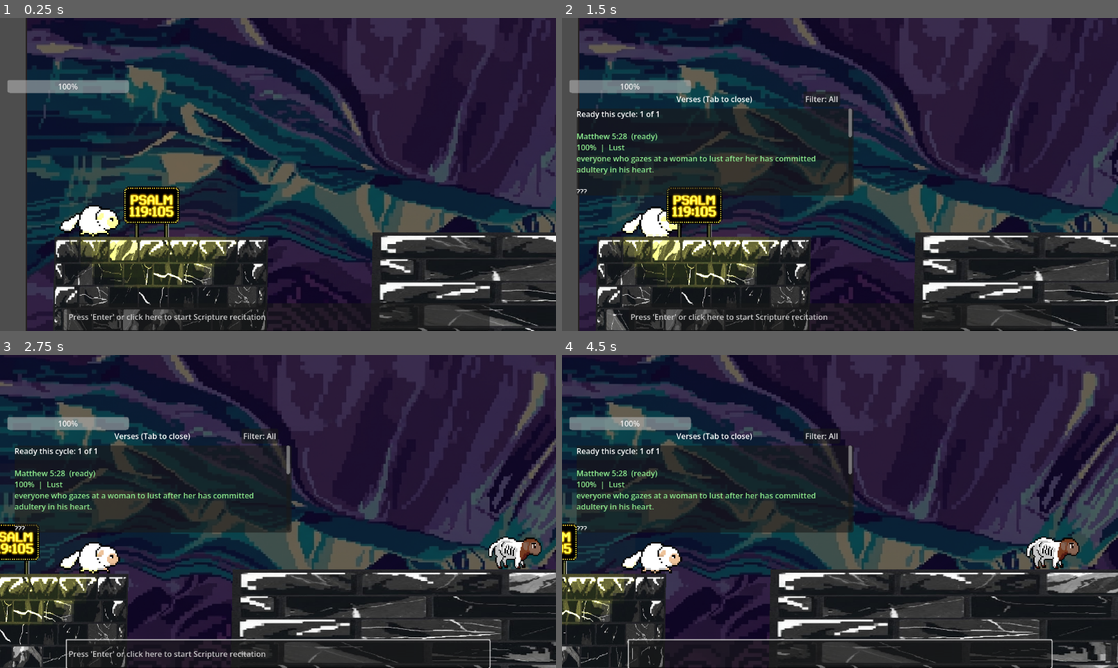
Above: before the commit, frames 1-4 (two rows, left to right).
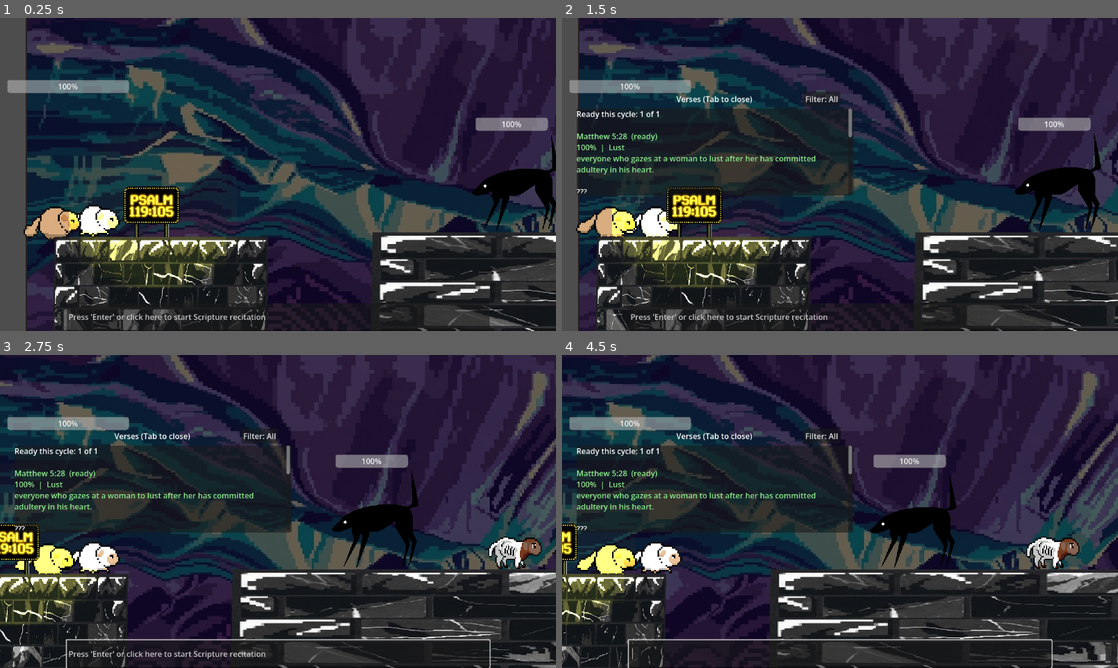
Above: after the commit, the same moments.

Repository: veritasvanguardvv/apologion
Game: Godot game, scene res://Sloth.tscn
Same seed, same stepped clock (60 frames per second), same inputs: the game is played once before the commit and once after it.
Inputs (mouse positions are in pixels of both pictures, inside the frame that each line leads up to):
- Up to frame 1 (0.25 s): no input
- Up to frame 2 (1.5 s): click (840, 318) at 0.52 s; type "12" at 0.6 s; tap Enter at 1.25 s; hold Right (ui_right) from 1.28 s (still down); hold Tab (toggle_verse_box) from 1.28 s (still down)
- Up to frame 3 (2.75 s): keep holding Right (ui_right); tap Space (ui_select) at 1.52, 2.27 s; release Tab (toggle_verse_box) at 2.03 s; tap Enter at 2.1 s
- Up to frame 4 (4.5 s): release Right (ui_right) at 2.78 s; hold Left (ui_left) 2.78-3.53 s; hold Tab (toggle_verse_box) 2.78-3.53 s; hold Right (ui_right) from 3.53 s (still down); tap Enter at 3.6 s; tap Space (ui_select) at 3.77 s; hold Tab (toggle_verse_box) from 4.28 s (still down)

The runs differ from the first frame. In frame 1, 2.6% of the frame differs, in the area x 4-100%, y 31-72%; in frame 2, 2.6%, in the area x 2-97%, y 31-70%; in frame 3, 2.5%; in frame 4, 2.6%.

Commit message:
Add Pastor Ramuel party member and Umbrid test enemy to Sloth
- party_member.gd + pastor_ramuel.tscn: reusable follower. Walks ~90px behind
  the player (walk/idle animations, faces movement, gravity, jumps gaps and
  obstacles, teleports back if stuck/fallen). Every 7s, if an enemy is within
  600px, recites a random discovered verse via the player's
  apply_verse_effects() at 0.5x damage, shows the reference above his head
  for 2s, and does not touch the player's verse cycle.
  Uses the player's sheep sheet (tinted) as a PLACEHOLDER: no Pastor Ramuel
  sprites were found in the repo.
- umbrid.tscn: reusable Umbrid enemy (enemy.gd + umbrid_idle.gd, 3x3 sheet).
  Placed in Sloth as 'Umbrid' on the second floor ahead of the player.
- character_body_2d.gd: verse effects moved into apply_verse_effects(); the
  player's verses now hit the nearest enemy (enemies group) instead of only a
  node named 'Enemy', so they also work on the Umbrid.
- enemy.gd: joins 'enemies' group, get_center(), HP bar initialised.

Diff:
--- a/Sloth.tscn
+++ b/Sloth.tscn
@@ -12,6 +12,8 @@
 [ext_resource type="Texture2D" uid="uid://cutqtfl477eop" path="res://Psalm sign.png" id="10_2wcv7"]
 [ext_resource type="Texture2D" uid="uid://54hygulk2b8a" path="res://Light tests/Pixel circle transparent.png" id="11_vopg8"]
 [ext_resource type="Script" uid="uid://bkw1wy34ffxqx" path="res://menu_layer.gd" id="12_5h0ix"]
+[ext_resource type="PackedScene" path="res://pastor_ramuel.tscn" id="13_ramuel"]
+[ext_resource type="PackedScene" path="res://umbrid.tscn" id="14_umbrid"]
 
 [sub_resource type="RectangleShape2D" id="RectangleShape2D_b7ju8"]
 size = Vector2(86, 69.5)
@@ -114,6 +116,12 @@
 
 [node name="Camera2D" type="Camera2D" parent="CharacterBody2D" unique_id=1493917947]
 position = Vector2(487, 427)
+
+[node name="PastorRamuel" parent="." unique_id=1657203914 instance=ExtResource("13_ramuel")]
+position = Vector2(0, 525)
+
+[node name="Umbrid" parent="." unique_id=1129945107 instance=ExtResource("14_umbrid")]
+position = Vector2(950, 464.5)
 
 [node name="(Darkness)CanvasModulate" type="CanvasModulate" parent="." unique_id=194229356]
 visible = false
--- a/character_body_2d.gd
+++ b/character_body_2d.gd
@@ -130,7 +130,6 @@
 
 func _on_verse_submitted(text):
 	var lower = text.to_lower().strip_edges()
-	var enemy = get_parent().get_node_or_null("Enemy")
 
 	# --- Verse cycle (see verse_manager.gd) ---
 	# Figure out which verse was typed. A new verse gets discovered (and can be
@@ -151,19 +150,28 @@
 			return
 		VerseManager.mark_used(typed_verse.ref)
 
+	verse_input.clear()
+	verse_input.release_focus()
+	get_viewport().gui_release_focus()
+
+	# The player's verses hit the nearest enemy (no range limit, like before)
+	apply_verse_effects(lower, get_nearest_enemy())
+
+# Runs the effects of a recited verse. Used by the player (above) and by party
+# members like Pastor Ramuel (party_member.gd), so the effects live in one place.
+#   lower        = the verse text in lowercase
+#   enemy        = the enemy lust verses should hit (can be null)
+#   damage_scale = multiplies lust damage (party members can hit softer/harder)
+# Light and zeal verses always power up the player.
+func apply_verse_effects(lower: String, enemy, damage_scale := 1.0):
 	# Lust damage
 	for verse in lust_verses:
 		var target = verse.en if language == "en" else verse.es
 		if lower.similarity(target) > 0.5 or lower.similarity(verse.ref) > 0.6:
-			if enemy and enemy.has_method("take_damage"):
-				enemy.take_damage(verse.damage)
-				print("Hit for ", verse.damage, "%")
+			if enemy and is_instance_valid(enemy) and enemy.has_method("take_damage"):
+				enemy.take_damage(verse.damage * damage_scale)
+				print("Hit for ", verse.damage * damage_scale, "%")
 			break
-
-
-	verse_input.clear()
-	verse_input.release_focus()
-	get_viewport().gui_release_focus()
 
 	# Light
 	var matched = false
@@ -290,6 +298,27 @@
 			return
 
 
+# Finds the closest living enemy (every enemy using enemy.gd is in the
+# "enemies" group). Returns null if there are none. If max_distance is more
+# than 0, enemies further away than that are ignored.
+# from_position defaults to the player's body (its collision shape).
+func get_nearest_enemy(from_position = null, max_distance := 0.0):
+	if from_position == null:
+		var shape = get_node_or_null("CollisionShape2D")
+		from_position = shape.global_position if shape else global_position
+	var nearest = null
+	var nearest_distance = INF
+	for enemy in get_tree().get_nodes_in_group("enemies"):
+		if enemy.is_queued_for_deletion():
+			continue
+		var distance = from_position.distance_to(enemy.get_center())
+		if max_distance > 0.0 and distance > max_distance:
+			continue
+		if distance < nearest_distance:
+			nearest_distance = distance
+			nearest = enemy
+	return nearest
+
 # Returns the entry from all_verses that best matches what the player typed
 # (by verse text or by reference), or null if nothing matches well enough.
 # Uses the same kind of similarity check as the verse effects above.
--- a/enemy.gd
+++ b/enemy.gd
@@ -9,6 +9,15 @@
 	# save), remove it so it stays defeated.
 	if SaveManager.is_enemy_defeated(self):
 		queue_free()
+		return
+	add_to_group("enemies")  # lets the player and party members find enemies
+	hp_bar.value = hp
+
+# Where the enemy's body actually is. In some scenes the sprite and collision
+# are moved away from the enemy's origin, so use the collision shape.
+func get_center() -> Vector2:
+	var shape = get_node_or_null("CollisionShape2D")
+	return shape.global_position if shape else global_position
 
 func take_damage(amount):
 	hp = max(hp - amount, 0)
--- /dev/null
+++ b/party_member.gd
@@ -0,0 +1,192 @@
+extends CharacterBody2D
+# Party member (used by pastor_ramuel.tscn)
+# ------------------------------------------
+# Follows the player, and every few seconds recites a random verse the player
+# has discovered when an enemy is close enough. The verse's effect is run by
+# the player's own apply_verse_effects() (character_body_2d.gd), so it works
+# exactly like when the player types it, except:
+#   - it does NOT use up the player's verse cycle (VerseManager isn't touched)
+#   - lust damage is multiplied by damage_scale
+#
+# Everything with @export can be changed in the Inspector when you click the
+# party member's root node in pastor_ramuel.tscn (or in a level).
+#
+# Animations: the AnimatedSprite2D needs two animations called "walk" and
+# "idle" (edit them in the SpriteFrames panel at the bottom of the editor).
+
+@export_group("Following")
+@export var follow_distance = 90.0     # how far behind the player he walks (pixels)
+@export var move_speed = 200.0         # same as the player's normal speed
+@export var catch_up_speed = 320.0     # used when he's far behind
+@export var jump_velocity = -450.0     # negative = up
+@export var gravity = 980.0            # same as the player
+@export var teleport_distance = 700.0  # if he's this far away (or falls in a pit) he pops back next to the player
+
+@export_group("Fighting")
+@export var recite_interval = 7.0      # seconds between recitals
+@export var attack_range = 600.0       # only recites when an enemy is this close to him (pixels)
+@export var damage_scale = 0.5         # 0.5 = half the verse's normal damage, 1.0 = full damage
+@export var speech_duration = 2.0      # how long the speech label stays up (seconds)
+
+@export_group("Sprite")
+@export var sprite_faces_right = true  # set false if the art faces left
+
+# Emitted every time he recites (handy for sound effects later)
+signal recited(verse_ref)
+
+var player = null
+var player_facing = 1        # 1 = player last moved right, -1 = left
+var recite_timer = 0.0
+var speech_id = 0
+
+@onready var anim = $AnimatedSprite2D
+@onready var speech_label = $SpeechLabel
+
+
+func _ready():
+	speech_label.visible = false
+	anim.play("idle")
+
+
+# Finds the player once it exists (it's in the "player" group).
+func _find_player():
+	if player == null or not is_instance_valid(player):
+		player = get_tree().get_first_node_in_group("player")
+		if player:
+			# Don't bump into the player
+			add_collision_exception_with(player)
+	return player
+
+
+# Where the player's body really is (in Sloth the player's sprite and
+# collision are moved away from the player's origin, so use the shape).
+func _player_center() -> Vector2:
+	var shape = player.get_node_or_null("CollisionShape2D")
+	return shape.global_position if shape else player.global_position
+
+
+func _physics_process(delta):
+	if not _find_player():
+		return
+
+	# Remember which way the player is going, so we stay behind them
+	if player.velocity.x > 0:
+		player_facing = 1
+	elif player.velocity.x < 0:
+		player_facing = -1
+
+	var player_pos = _player_center()
+	var target_x = player_pos.x - follow_distance * player_facing
+	var dx = target_x - global_position.x
+
+	# Gravity, like the player
+	if not is_on_floor():
+		velocity.y += gravity * delta
+
+	# Walk toward the spot behind the player (only steer while on the floor;
+	# in the air he keeps his speed so he can make it across gaps)
+	var direction = 0
+	if abs(dx) > 10.0:
+		direction = sign(dx)
+	if is_on_floor():
+		if direction != 0:
+			var speed = catch_up_speed if abs(dx) > 200.0 else move_speed
+			velocity.x = direction * speed
+		else:
+			velocity.x = move_toward(velocity.x, 0, move_speed)
+
+		if direction != 0 and abs(dx) > 60.0:
+			# How far the player is from him, in the direction he's walking
+			var player_ahead = (player_pos.x - global_position.x) * direction
+			if _gap_ahead(direction):
+				if player_ahead > 150.0:
+					# The player is on the other side: jump the gap at full speed
+					velocity.y = jump_velocity
+					velocity.x = direction * catch_up_speed
+				else:
+					# The spot behind the player is over a pit: wait at the edge
+					velocity.x = 0
+			elif is_on_wall() or player_pos.y < global_position.y - 80.0:
+				# Something in the way, or the player is up higher
+				velocity.y = jump_velocity
+
+	move_and_slide()
+
+	# Stuck far away or fell into a pit? Pop back next to the player.
+	if global_position.distance_to(player_pos) > teleport_distance or global_position.y > player_pos.y + 200.0:
+		global_position = Vector2(target_x, player_pos.y - 20.0)
+		velocity = Vector2.ZERO
+
+	_update_animation()
+	_update_reciting(delta)
+
+
+# True if there's no floor a little way ahead of him.
+func _gap_ahead(direction) -> bool:
+	var from = global_position + Vector2(direction * 50.0, 0)
+	var query = PhysicsRayQueryParameters2D.create(from, from + Vector2(0, 120))
+	query.exclude = [get_rid(), player.get_rid()]
+	query.collision_mask = collision_mask
+	return get_world_2d().direct_space_state.intersect_ray(query).is_empty()
+
+
+func _update_animation():
+	if abs(velocity.x) > 1.0:
+		anim.play("walk")
+		# flip_h flips the picture; which way is "flipped" depends on the art
+		anim.flip_h = (velocity.x < 0) == sprite_faces_right
+	else:
+		anim.play("idle")
+
+
+# ---------------- Reciting verses ----------------
+
+func _update_reciting(delta):
+	recite_timer += delta
+	if recite_timer < recite_interval:
+		return
+	# Ready to recite. Only do it if an enemy is in range; otherwise stay ready
+	# so he recites as soon as one comes close.
+	if recite_random_verse():
+		recite_timer = 0.0
+
+
+# Picks a random discovered verse and runs its effect on the nearest enemy
+# in range. Returns true if he recited.
+func recite_random_verse() -> bool:
+	if not _find_player():
+		return false
+	var target = player.get_nearest_enemy(global_position, attack_range)
+	if target == null:
+		return false
+
+	# Only verses the player has discovered (see verse_manager.gd)
+	var known = []
+	for v in player.all_verses:
+		if VerseManager.is_discovered(v.ref):
+			known.append(v)
+	if known.is_empty():
+		return false
+	var verse = known.pick_random()
+
+	# Use the same language as the player so the effect matches
+	var text = verse.en
+	if player.language == "es" and verse.has("es"):
+		text = verse.es
+	player.apply_verse_effects(text.to_lower(), target, damage_scale)
+
+	print("Pastor Ramuel recites ", verse.ref)
+	_say(verse.ref + "!")
+	recited.emit(verse.ref)
+	return true
+
+
+# Shows text above his head for speech_duration seconds.
+func _say(text: String):
+	speech_id += 1
+	var my_id = speech_id
+	speech_label.text = text
+	speech_label.visible = true
+	await get_tree().create_timer(speech_duration).timeout
+	if my_id == speech_id and is_instance_valid(speech_label):
+		speech_label.visible = false
--- /dev/null
+++ b/pastor_ramuel.tscn
@@ -0,0 +1,82 @@
+[gd_scene format=3]
+
+[ext_resource type="Script" path="res://party_member.gd" id="1_party"]
+[ext_resource type="Texture2D" uid="uid://c1ps1oie4io16" path="res://Playerwalkanim.png" id="2_sheet"]
+
+[sub_resource type="AtlasTexture" id="AtlasTexture_walk0"]
+atlas = ExtResource("2_sheet")
+region = Rect2(0, 0, 1280, 1280)
+
+[sub_resource type="AtlasTexture" id="AtlasTexture_walk1"]
+atlas = ExtResource("2_sheet")
+region = Rect2(1280, 0, 1280, 1280)
+
+[sub_resource type="AtlasTexture" id="AtlasTexture_walk2"]
+atlas = ExtResource("2_sheet")
+region = Rect2(2560, 0, 1280, 1280)
+
+[sub_resource type="AtlasTexture" id="AtlasTexture_idle0"]
+atlas = ExtResource("2_sheet")
+region = Rect2(3840, 0, 1280, 1280)
+
+[sub_resource type="AtlasTexture" id="AtlasTexture_idle1"]
+atlas = ExtResource("2_sheet")
+region = Rect2(5120, 0, 1280, 1280)
+
+[sub_resource type="SpriteFrames" id="SpriteFrames_ramuel"]
+animations = [{
+"frames": [{
+"duration": 1.0,
+"texture": SubResource("AtlasTexture_idle0")
+}, {
+"duration": 1.0,
+"texture": SubResource("AtlasTexture_idle1")
+}],
+"loop": true,
+"name": &"idle",
+"speed": 2.0
+}, {
+"frames": [{
+"duration": 1.0,
+"texture": SubResource("AtlasTexture_walk0")
+}, {
+"duration": 1.0,
+"texture": SubResource("AtlasTexture_walk1")
+}, {
+"duration": 1.0,
+"texture": SubResource("AtlasTexture_walk2")
+}],
+"loop": true,
+"name": &"walk",
+"speed": 10.0
+}]
+
+[sub_resource type="RectangleShape2D" id="RectangleShape2D_ramuel"]
+size = Vector2(86, 69.5)
+
+[node name="PastorRamuel" type="CharacterBody2D" unique_id=1418823301]
+collision_layer = 0
+script = ExtResource("1_party")
+
+[node name="AnimatedSprite2D" type="AnimatedSprite2D" parent="." unique_id=1904415722]
+modulate = Color(0.85, 0.68, 0.5, 1)
+scale = Vector2(0.17, 0.17)
+sprite_frames = SubResource("SpriteFrames_ramuel")
+animation = &"idle"
+
+[node name="CollisionShape2D" type="CollisionShape2D" parent="." unique_id=726450893]
+position = Vector2(4, 13)
+shape = SubResource("RectangleShape2D_ramuel")
+
+[node name="SpeechLabel" type="Label" parent="." unique_id=1588930021]
+z_index = 10
+offset_left = -150.0
+offset_top = -62.0
+offset_right = 150.0
+offset_bottom = -30.0
+theme_override_colors/font_color = Color(1, 0.95, 0.6, 1)
+theme_override_colors/font_outline_color = Color(0, 0, 0, 1)
+theme_override_constants/outline_size = 6
+theme_override_font_sizes/font_size = 20
+text = "Matthew 5:28!"
+horizontal_alignment = 1
--- /dev/null
+++ b/umbrid.tscn
@@ -0,0 +1,29 @@
+[gd_scene format=3]
+
+[ext_resource type="Script" uid="uid://cyeou4hdw3c22" path="res://enemy.gd" id="1_enemy"]
+[ext_resource type="Texture2D" uid="uid://cex3n10y88l4v" path="res://Umbrid_idle_1.png" id="2_umbrid"]
+[ext_resource type="Script" uid="uid://dxm35kh20hh0d" path="res://umbrid_idle.gd" id="3_idle"]
+
+[sub_resource type="RectangleShape2D" id="RectangleShape2D_umbrid"]
+size = Vector2(165, 136)
+
+[node name="Umbrid" type="CharacterBody2D" unique_id=2001846573]
+script = ExtResource("1_enemy")
+
+[node name="UmbridIdle" type="Sprite2D" parent="." unique_id=1377012418]
+scale = Vector2(0.75, 0.75)
+texture = ExtResource("2_umbrid")
+hframes = 3
+vframes = 3
+script = ExtResource("3_idle")
+
+[node name="CollisionShape2D" type="CollisionShape2D" parent="." unique_id=973380155]
+position = Vector2(5, 34)
+shape = SubResource("RectangleShape2D_umbrid")
+
+[node name="EnemyHP" type="ProgressBar" parent="." unique_id=1203365842]
+offset_left = -75.0
+offset_top = -132.0
+offset_right = 75.0
+offset_bottom = -105.0
+value = 100.0
Not shown, added: party_member.gd.uid
